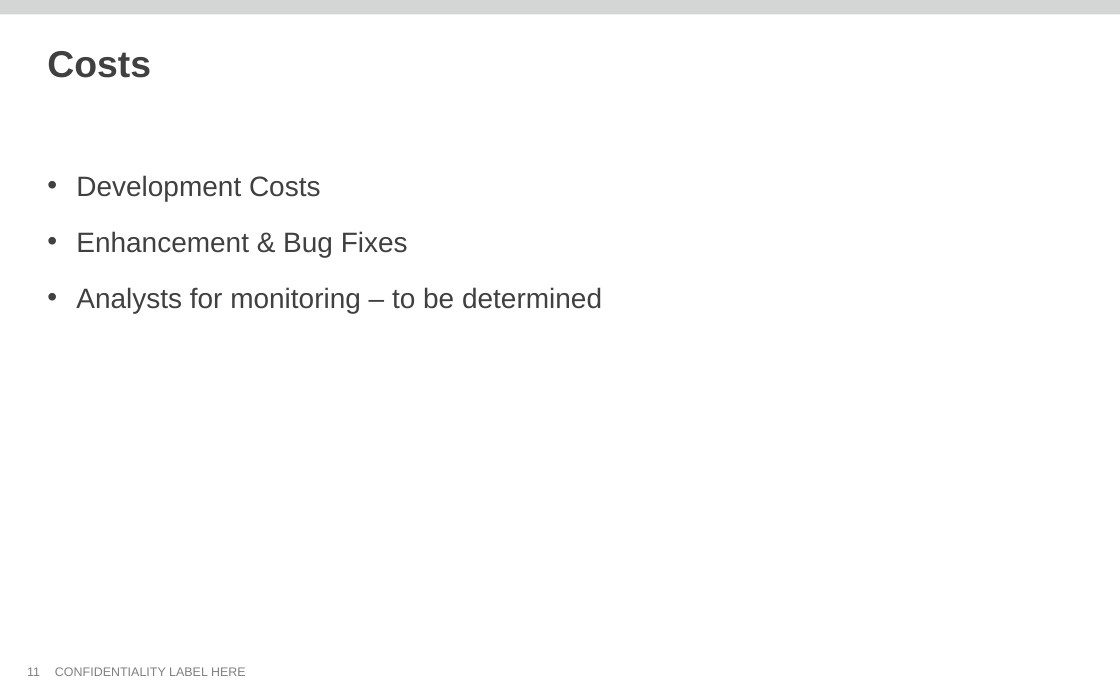
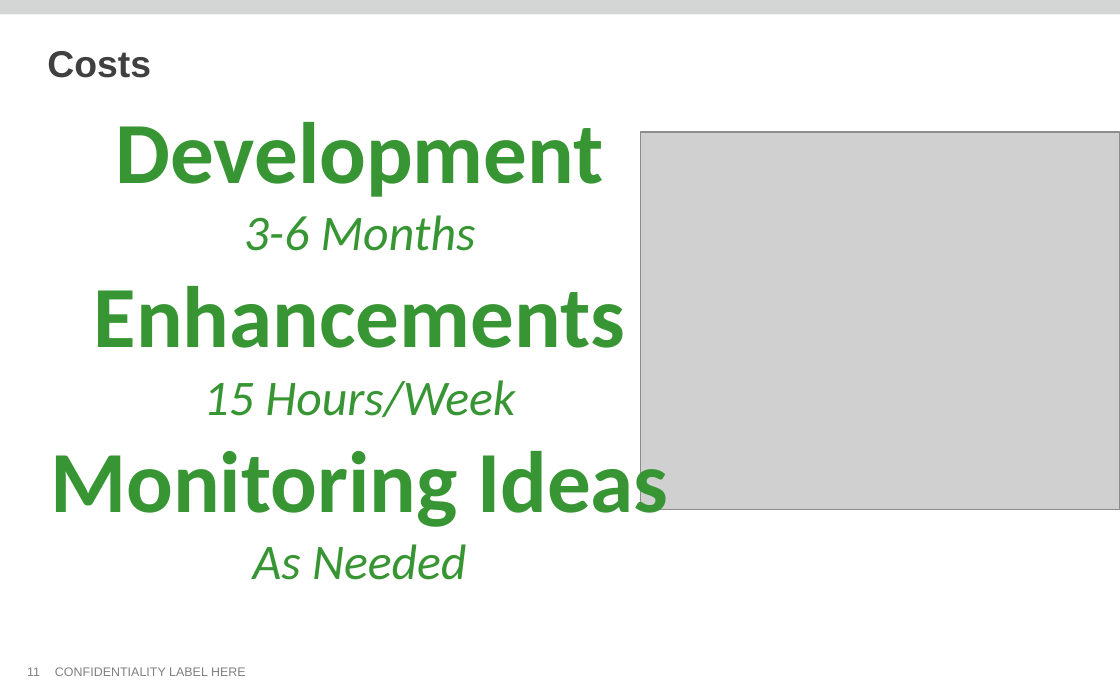
Before and after one commit to thomas-pontikes/greenhouse, a slide deck: slide 11 of CMF.pptx. Drawn at 1120x700 pixels with LibreOffice and Linux fonts; fonts in the diff are those of the drawing; grey boxes stand for pictures; background and template pictures are left out. Boxes give left, top, right and bottom in pixels: in the first picture for what was removed or moved away, otherwise in the second. Text is boxed around its words. In the diff, an @@ line names an element or a change of style, - is before the commit and + after.

```diff
--- a/CMF.pptx
+++ b/CMF.pptx
@@ text added at <box>50,122,668,580</box>, 56 pt, text #379533, bold @@
+Development
+3-6 Months
+Enhancements
+15 Hours/Week
+Monitoring Ideas
+As Needed
@@ picture added at <box>641,132,1120,510</box> @@
@@ text removed at <box>76,175,602,313</box> @@
-• Development Costs
-• Enhancement & Bug Fixes
-• Analysts for monitoring – to be determined
```
Also in this commit, not shown: 8 other slides changed, 1 slide added, 1 slide removed.
